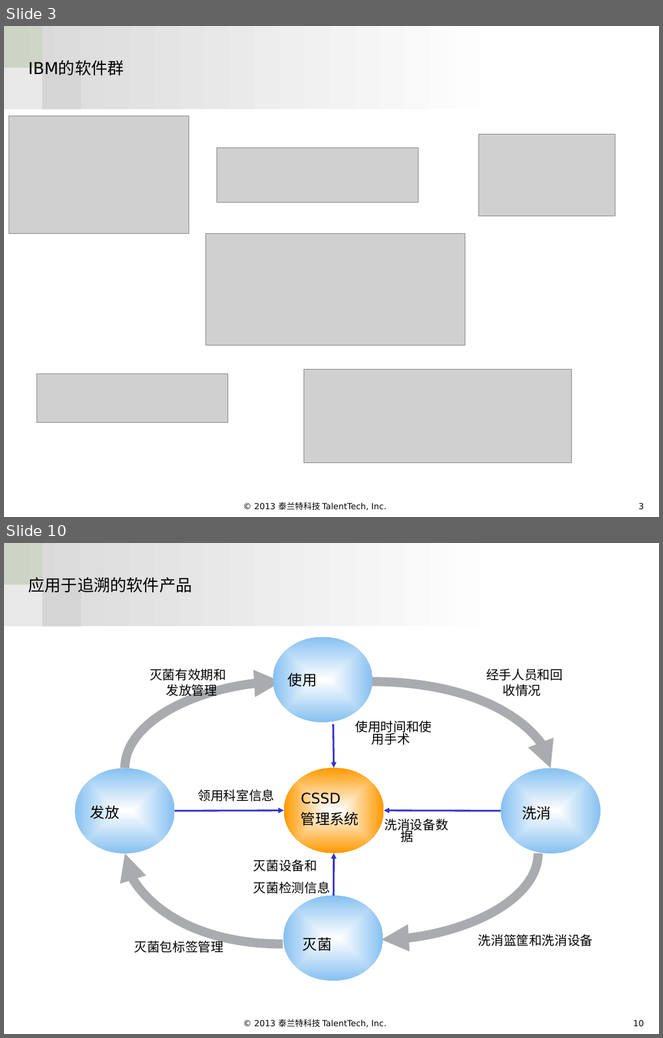
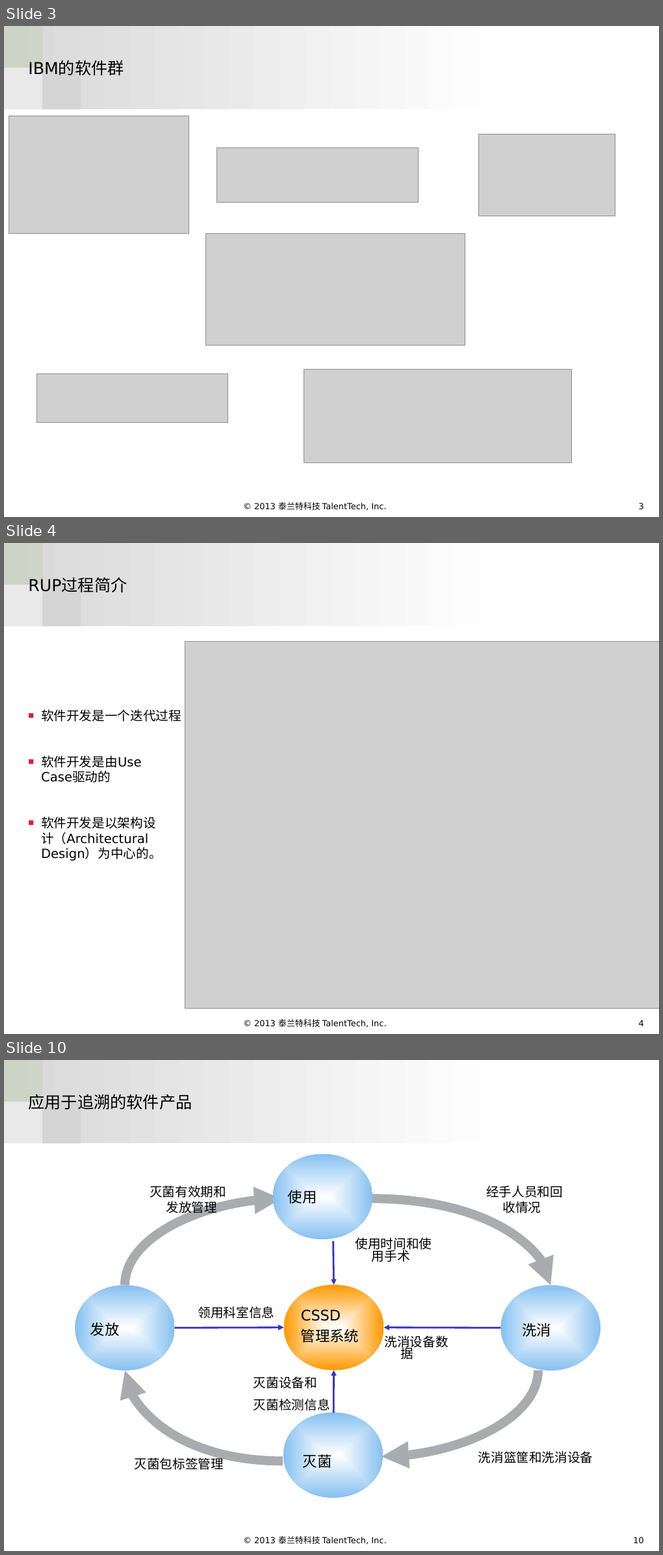
Before and after one commit to aqssxlzc/goagentAutoUpdate, a slide deck: RSA.pptx. Shown one above the other, each under a label of ours: slides 3 and 10 before the commit, slides 3, 4 and 10 after it; the slides between them are not shown. The pictures are 663x1038 and 663x1555 pixels, drawn with LibreOffice and Linux fonts; fonts in the diff are those of the drawing; grey boxes stand for pictures; background and template pictures are left out. Boxes give left, top, right and bottom in pixels: in the first picture for what was removed or moved away, otherwise in the second. Text is boxed around its words. In the diff, an @@ line names an element or a change of style, - is before the commit and + after.

```diff
--- a/RSA.pptx
+++ b/RSA.pptx
@@ slide 4 added at (4,543,659,1034), background #FFFFFF; not listed: 6 template elements that a slide beside it also shows @@
@@ title added at (28,577,127,592), 18 pt, text #000000 @@
+RUP过程简介
@@ picture added at (185,641,659,1008) @@
@@ text added at (41,709,181,722), 14 pt, text #000000 @@
+■ 软件开发是一个迭代过程
@@ text added at (41,756,142,783), 14 pt, text #000000 @@
+■ 软件开发是由Use Case驱动的
@@ text added at (41,817,162,861), 14 pt, text #000000 @@
+■ 软件开发是以架构设计（Architectural Design）为中心的。
```
Also in this commit, not shown: 6 slides changed, 1 other slide added, 2 slides removed.
